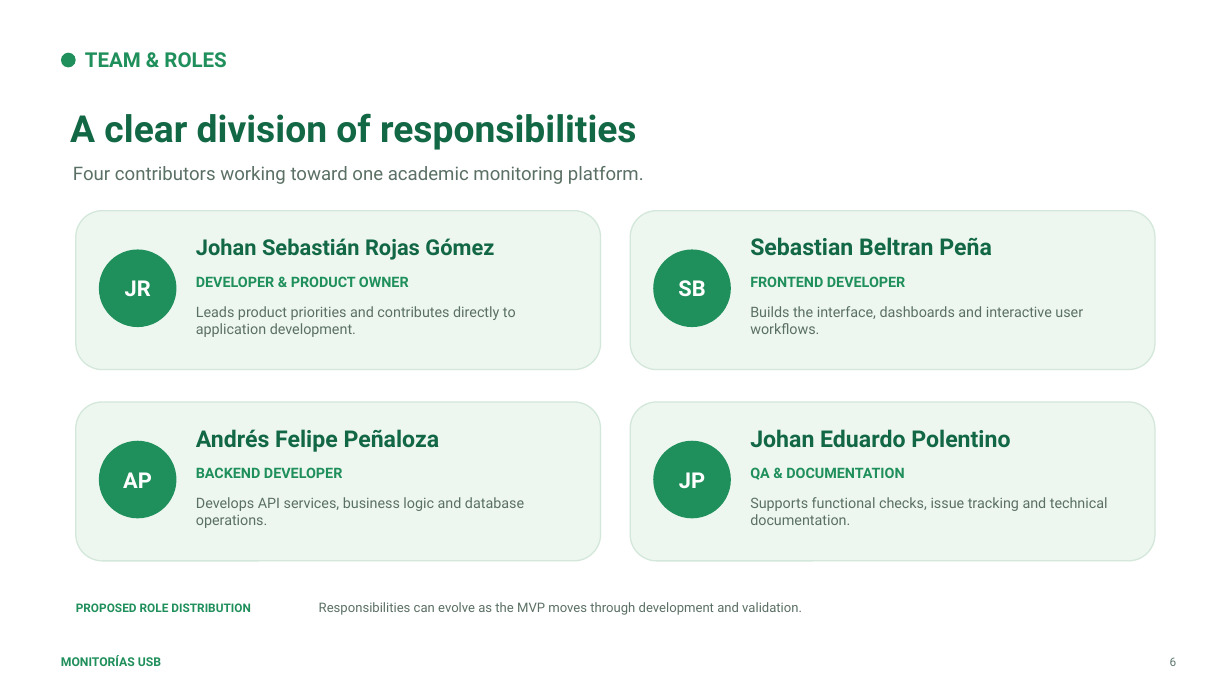
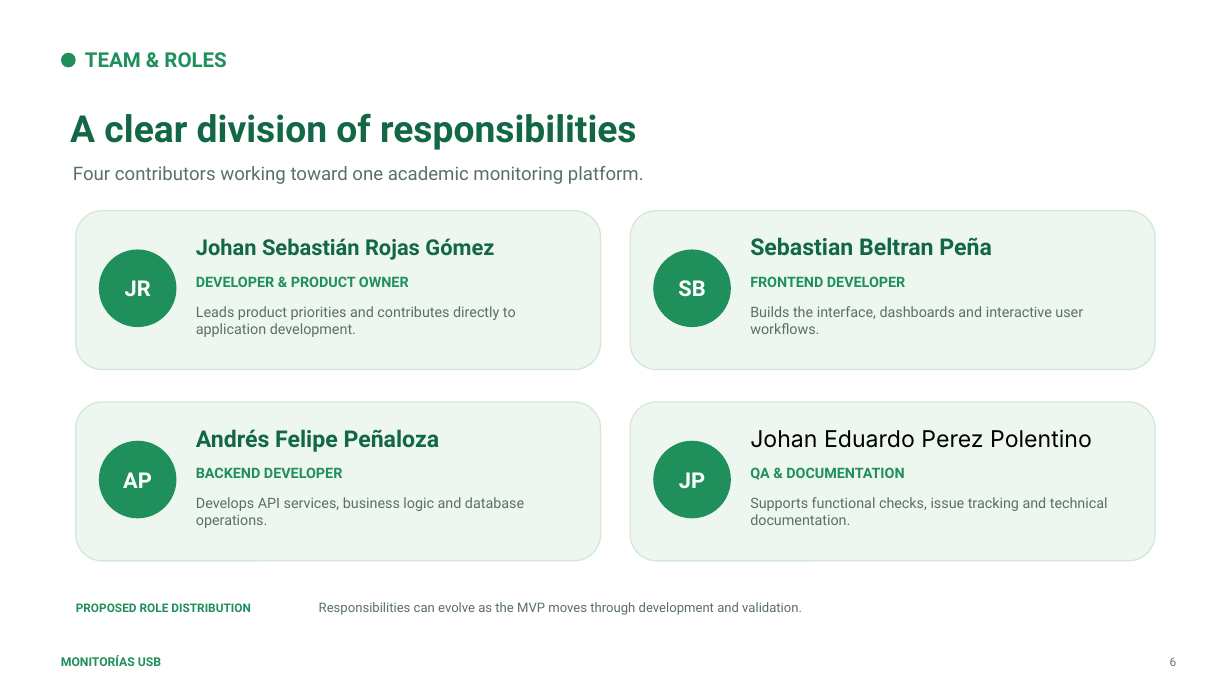
Before and after one commit to johan12rojas/MONITORIAS_USB, a slide deck: slide 6 of presentacion/Monitorias_USB_Presentacion_V4_Actualizada.pptx. Drawn at 1232x693 pixels with LibreOffice and Linux fonts; fonts in the diff are those of the drawing. Boxes give left, top, right and bottom in pixels: in the first picture for what was removed or moved away, otherwise in the second. Text is boxed around its words. In the diff, an @@ line names an element or a change of style, - is before the commit and + after.

Commit message:
docs: actualizacion de nombres oficiales del equipo (Johan Eduardo Perez Polentino y Sebastian Beltran Peña)

```diff
--- a/presentacion/Monitorias_USB_Presentacion_V4_Actualizada.pptx
+++ b/presentacion/Monitorias_USB_Presentacion_V4_Actualizada.pptx
@@ text at <box>750,429,1092,448</box>: text changed; font Roboto to Inter; text colour #126745 to #000000; bold off @@
-Johan Eduardo Polentino
+Johan Eduardo Perez Polentino
```
Also in this commit, not shown: 1 other slide changed, 1 other file.
